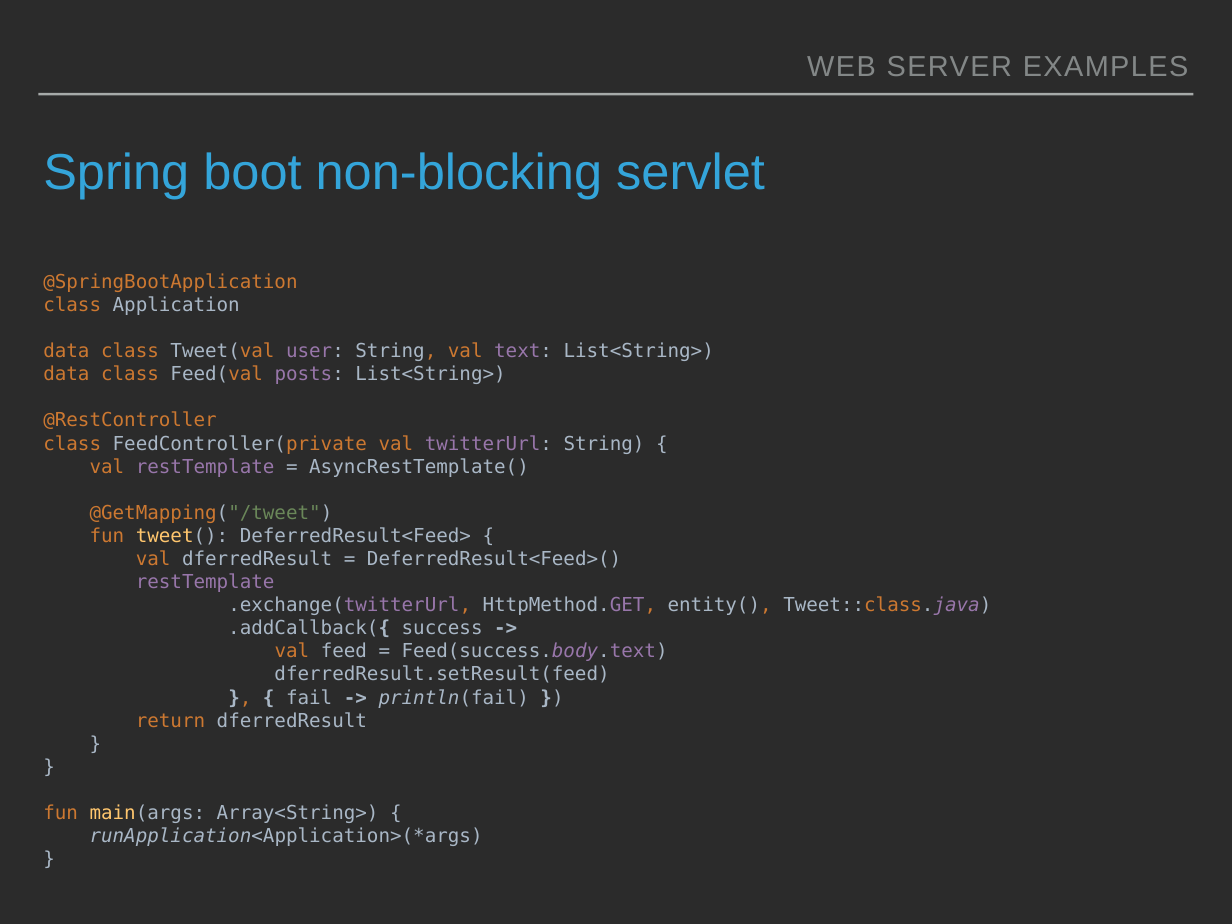
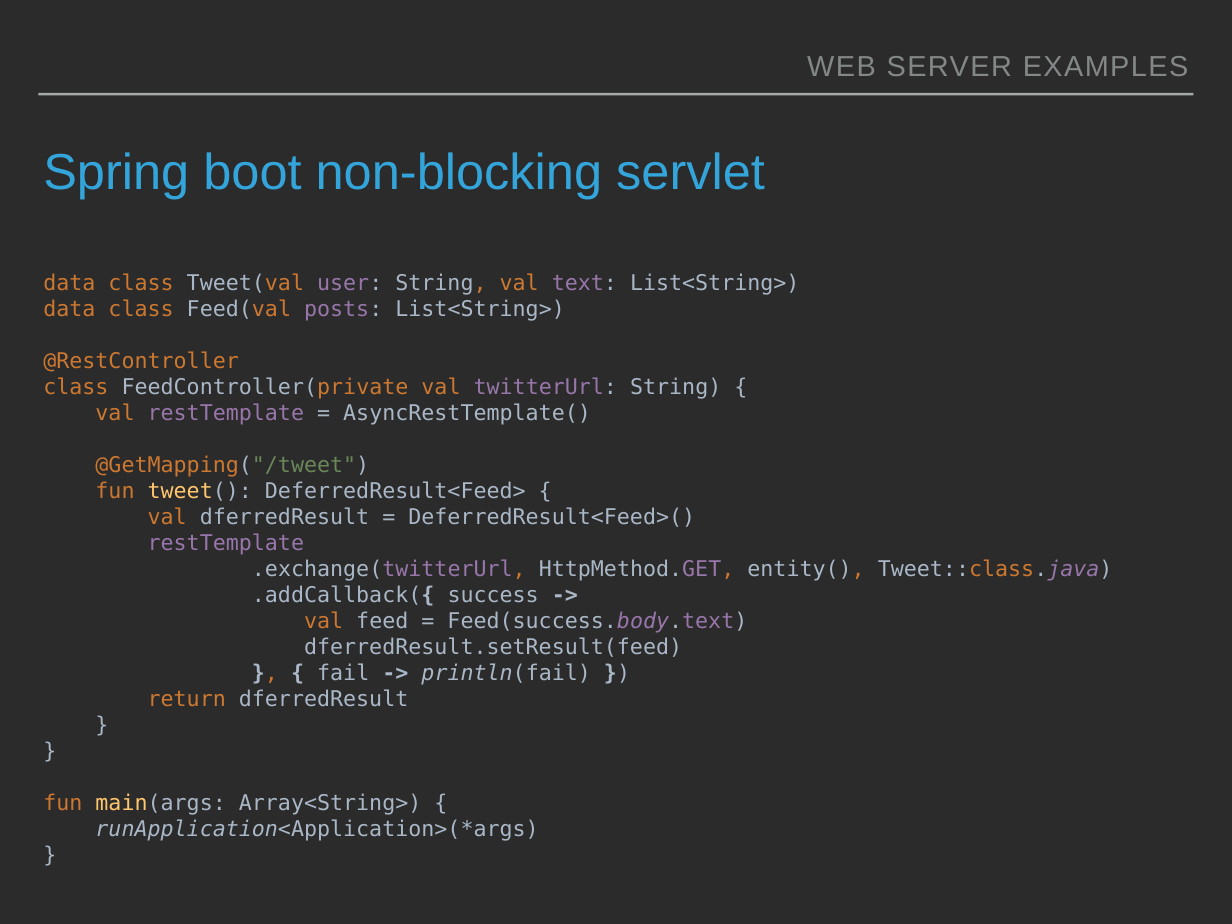
Before and after one commit to neherim/web-service-architectures, a slide deck: slide 26 of slide/Web server architecture.pptx (slide 25 before the commit). Drawn at 1232x924 pixels with LibreOffice and Linux fonts; fonts in the diff are those of the drawing. Boxes give left, top, right and bottom in pixels: in the first picture for what was removed or moved away, otherwise in the second. Text is boxed around its words. In the diff, an @@ line names an element or a change of style, - is before the commit and + after.

```diff
--- a/slide/Web server architecture.pptx
+++ b/slide/Web server architecture.pptx
@@ text "data class Tweet(val user: String, ..." at (43,273,1113,841): size 16 to 18 pt @@
@@ text at (43,273,297,315): paragraphs removed @@
-@SpringBootApplication
-class Application
```
Also in this commit, not shown: 10 other slides changed, 2 slides added, 1 other file.
